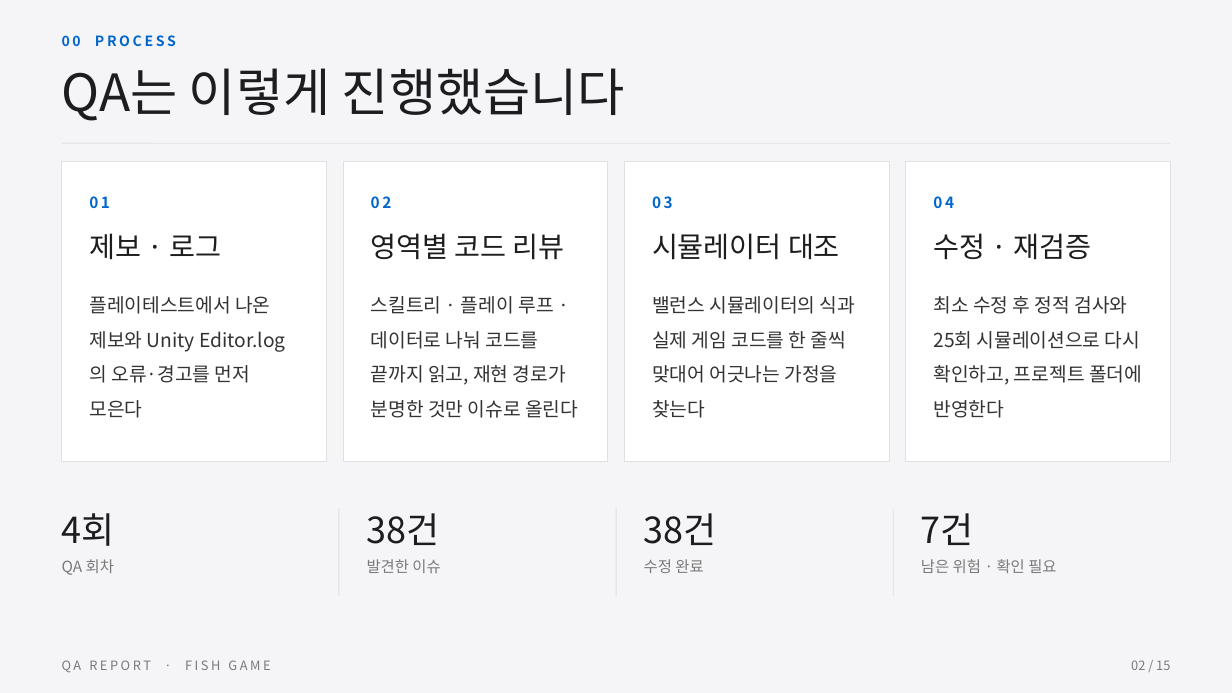
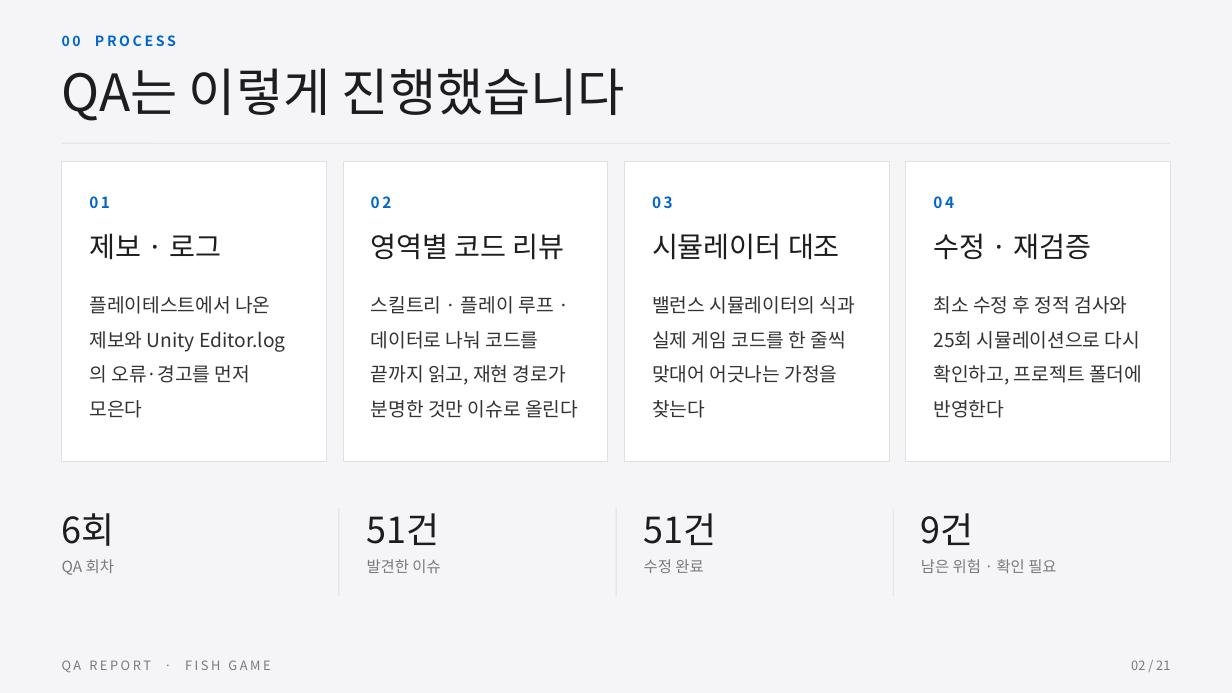
Before and after one commit to BSH0401/fishing, a slide deck: slide 2 of Docs/QA/물고기게임_QA리포트.pptx. Drawn at 1232x693 pixels with LibreOffice and Linux fonts; fonts in the diff are those of the drawing. Boxes give left, top, right and bottom in pixels: in the first picture for what was removed or moved away, otherwise in the second. Text is boxed around its words. In the diff, an @@ line names an element or a change of style, - is before the commit and + after.

```diff
--- a/Docs/QA/물고기게임_QA리포트.pptx
+++ b/Docs/QA/물고기게임_QA리포트.pptx
@@ text at <box>62,513,115,546</box>: text changed @@
-4회
+6회
@@ text at <box>367,513,440,545</box>: text changed @@
-38건
+51건
@@ text at <box>644,513,717,545</box>: text changed @@
-38건
+51건
@@ text at <box>921,513,974,545</box>: text changed @@
-7건
+9건
@@ text at <box>1131,660,1170,670</box>: text changed @@
-02 / 15
+02 / 21
```
Also in this commit, not shown: 14 other slides changed, 6 slides added, 35 other files.
